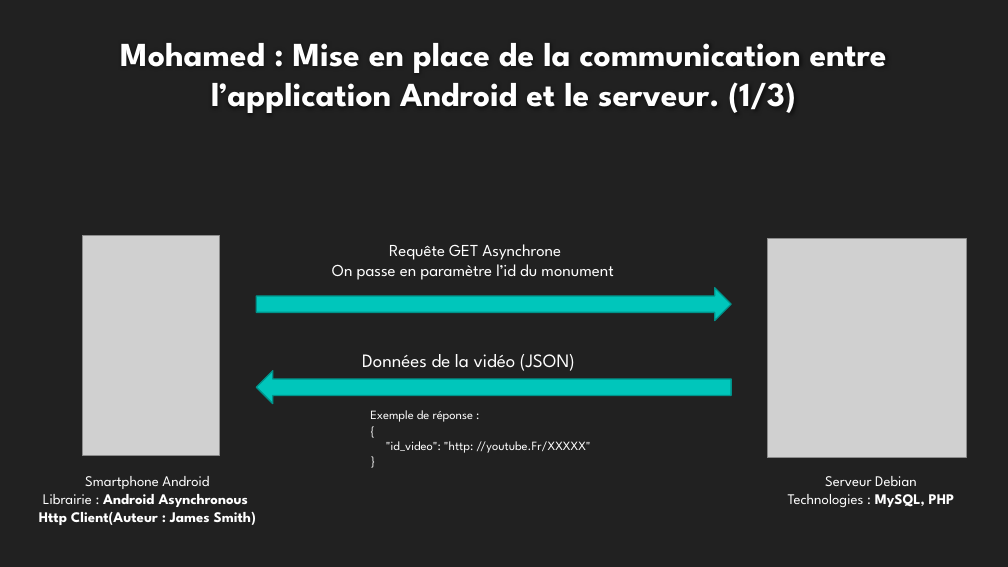
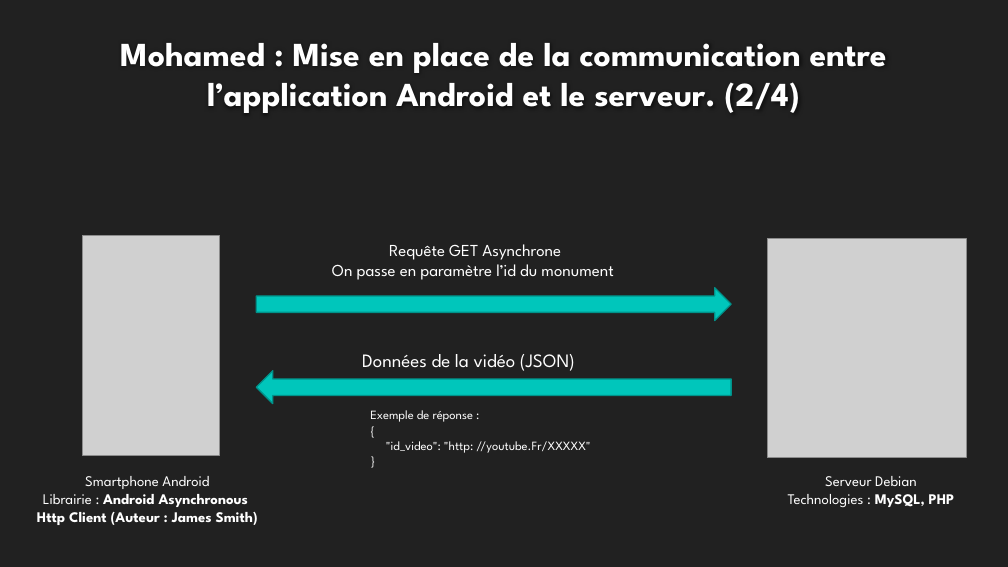
Before and after one commit to rlembo06/VR_tourism, a slide deck: slide 15 of annexes/slides-VR_Tourism.pptx (slide 14 before the commit). Drawn at 1008x567 pixels with LibreOffice and Linux fonts; fonts in the diff are those of the drawing; grey boxes stand for pictures; background and template pictures are left out. Boxes give left, top, right and bottom in pixels: in the first picture for what was removed or moved away, otherwise in the second. Text is boxed around its words. In the diff, an @@ line names an element or a change of style, - is before the commit and + after.

Commit message:
Ajout slide mohamed

```diff
--- a/annexes/slides-VR_Tourism.pptx
+++ b/annexes/slides-VR_Tourism.pptx
@@ title at bbox=[120, 43, 887, 113]: text changed @@
-  Mohamed : Mise en place de la communication entre l’application Android et le serveur. (1/3)
+  Mohamed : Mise en place de la communication entre l’application Android et le serveur. (2/4)
@@ text at bbox=[37, 512, 258, 525]: spaces changed @@
-Http Client(Auteur : James Smith)
+Http Client (Auteur : James Smith)
```
Also in this commit, not shown: 2 other slides changed, 1 slide added, 1 other file.
